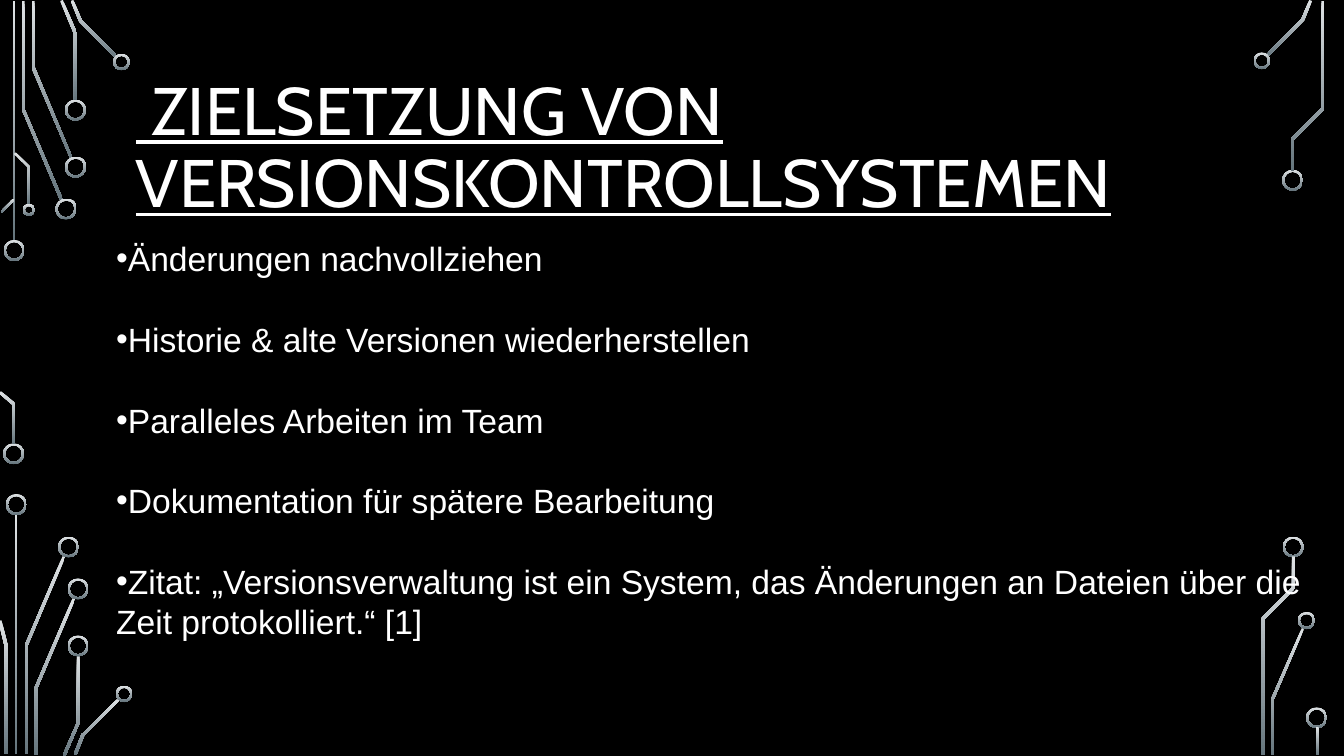
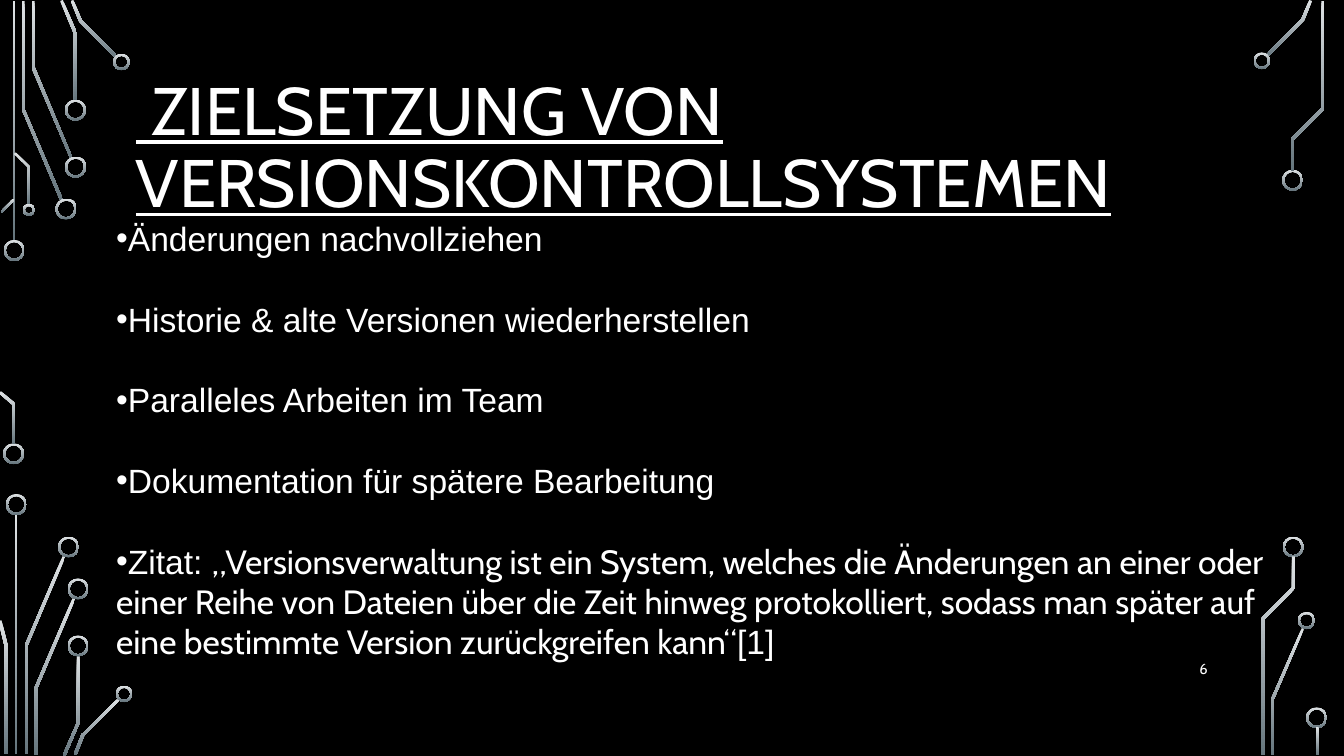
Before and after one commit to Igelkaempfer/Versionsverwaltungssystem-Poster, a slide deck: slide 6 of Versionskontrollsysteme im Softwareengineering (1).pptx (slide 5 before the commit). Drawn at 1344x756 pixels with LibreOffice and Linux fonts; fonts in the diff are those of the drawing; background and template pictures are left out. Boxes give left, top, right and bottom in pixels: in the first picture for what was removed or moved away, otherwise in the second. Text is boxed around its words. In the diff, an @@ line names an element or a change of style, - is before the commit and + after.

```diff
--- a/Versionskontrollsysteme im Softwareengineering (1).pptx
+++ b/Versionskontrollsysteme im Softwareengineering (1).pptx
@@ text "Änderungen nachvollziehen": place and size @@
-text "Änderungen nachvollziehen" at [116,243,1301,641]
+text "Änderungen nachvollziehen" at [116,223,1263,662]
@@ text at [116,546,1263,662]: text changed; font Arial to Cabin @@
-• Zitat: „Versionsverwaltung ist ein System, das Änderungen an Dateien über die Zeit protokolliert.“ [1]
+• Zitat: „Versionsverwaltung ist ein System, welches die Änderungen an einer oder einer Reihe von Dateien über die Zeit hinweg protokolliert, sodass man später auf eine bestimmte Version zurückgreifen kann“[1]
@@ page number added at [1199,663,1207,674], 10.5 pt, text #FFFFFF @@
+6
```
Also in this commit, not shown: 17 other slides changed, 9 slides added, 2 slides removed.
